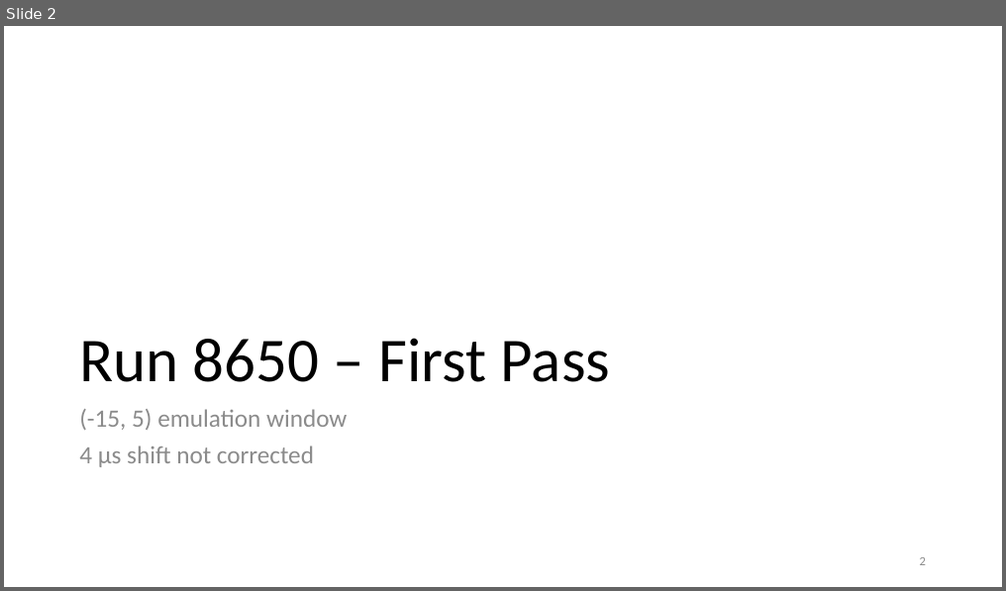
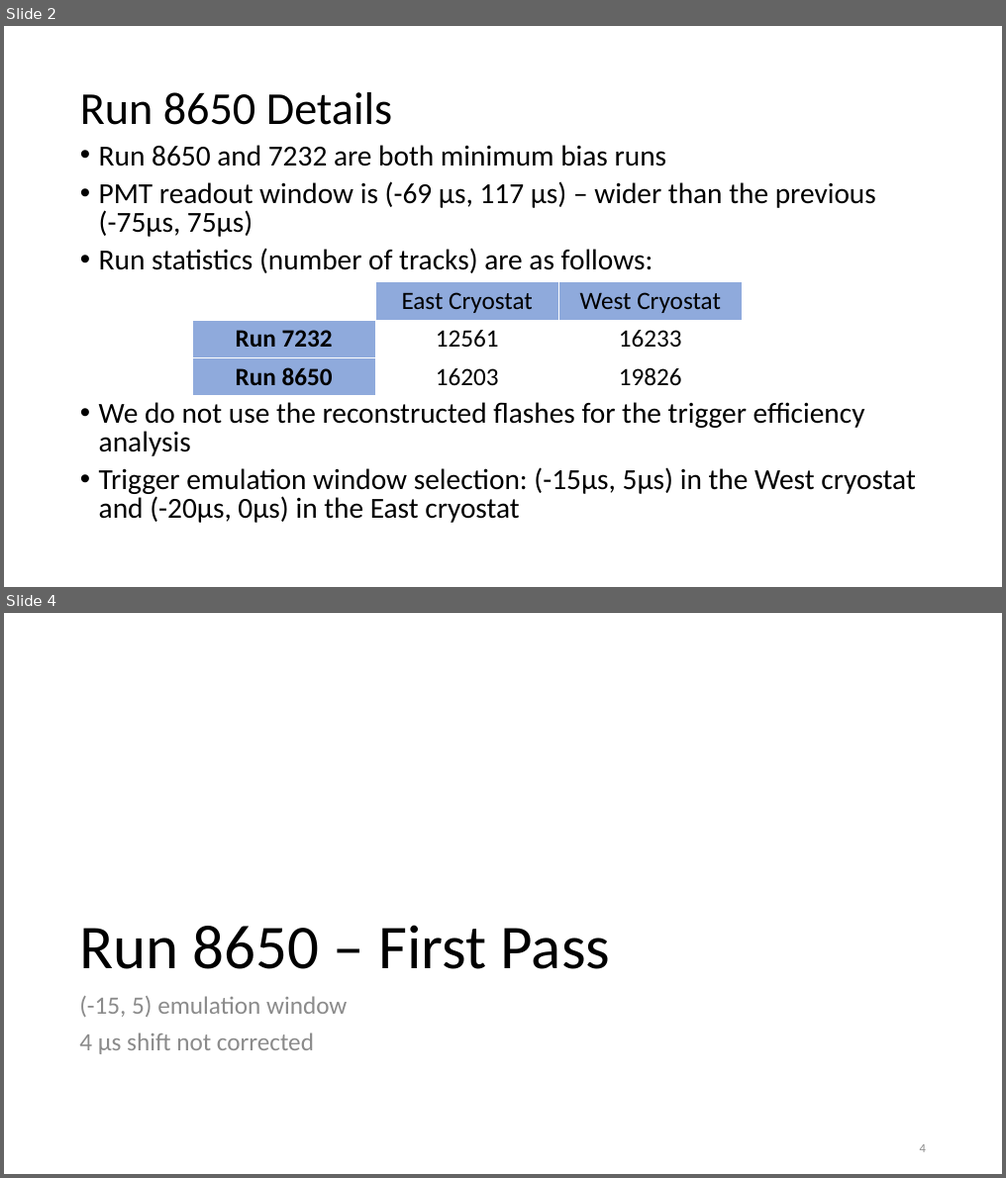
Before and after one commit to TanviKrishnan/SULI-Icarus-TriggerEfficiency, a slide deck: Group Presentations/Run 8650 Efficiency Results.pptx. Shown one above the other, each under a label of ours: slide 2 before the commit, slides 2 and 4 after it; the slides between them are not shown. The pictures are 1006x591 and 1006x1178 pixels, drawn with LibreOffice and Linux fonts; fonts in the diff are those of the drawing. Boxes give left, top, right and bottom in pixels: in the first picture for what was removed or moved away, otherwise in the second. Text is boxed around its words. In the diff, an @@ line names an element or a change of style, - is before the commit and + after.

```diff
--- a/Group Presentations/Run 8650 Efficiency Results.pptx
+++ b/Group Presentations/Run 8650 Efficiency Results.pptx
@@ slide 2 added at <box>4,26,1002,587</box>, background #FFFFFF @@
@@ title added at <box>80,92,392,125</box>, 44 pt, text #000000 @@
+Run 8650 Details
@@ text added at <box>99,145,915,523</box>, 28 pt, text #000000 @@
+• Run 8650 and 7232 are both minimum bias runs
+• PMT readout window is (-69 µs, 117 µs) – wider than the previous (-75µs, 75µs)
+• Run statistics (number of tracks) are as follows:
+• We do not use the reconstructed flashes for the trigger efficiency analysis
+• Trigger emulation window selection: (-15µs, 5µs) in the West cryostat and (-20µs, 0µs) in the East cryostat
@@ table added at <box>193,282,743,394</box>, 3 rows, 3 columns @@
+ | East Cryostat | West Cryostat
+Run 7232 | 12561 | 16233
+Run 8650 | 16203 | 19826
@@ what was slide 2 is now slide 4 @@
@@ page number at <box>920,1145,926,1153</box>: text changed @@
-2
+4
```
Also in this commit, not shown: 1 slide changed, 2 other slides added, 2 other files.
